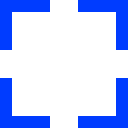
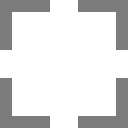
Layer changes from the first 128px x 128px image to the second:
painted on "Layer 1" over (0, 0, 128, 128)
